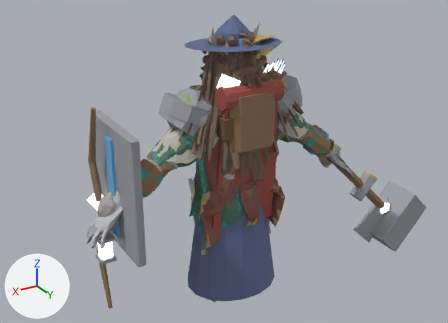
What one commit did to the glTF model art/creator/humanoid_heavy/export/humanoid_heavy_masculine.glb.
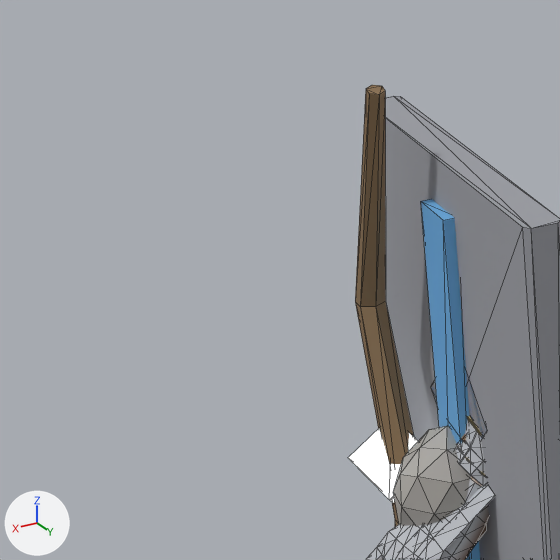
The first picture shows the older version from a 50 mm lens placed at (2.18, 3.53, 2.89), pointed at (-0.06, -0.22, 1.02). The close-ups show the older and then the newer version on the part from 0% to 31% of the width and 27% to 70% of the height of that picture. Only the edits that show in the close-ups are written down. Lighting does not change. The marker at lower left points along +X, +Y and +Z. Both versions are drawn at full value of the shape key 'hair_length+' of 'part.hair.long'; the numbers are the values there. The close-ups show mesh edges as thin lines.

The older version as bpy lines, for what is in view:
```python
me_part_offhand_bow = bpy.data.meshes.new('part.offhand.bow')
me_part_offhand_bow.from_pydata(...)  # 30 vertices, 56 faces; spans x 0.96..1.01, y -0.2..-0.03, z 0.16..1.67
me_part_offhand_bow.materials.append(mat_cloth)
me_part_offhand_orb = bpy.data.meshes.new('part.offhand.orb')
me_part_offhand_orb.from_pydata(...)  # 8 vertices, 12 faces; spans x 0.9..1.063, y -0.186..-0.045, z 0.909..1.083
me_part_offhand_orb.materials.append(mat_emissive)
me_part_offhand_tower_shield = bpy.data.meshes.new('part.offhand.tower_shield')
me_part_offhand_tower_shield.from_pydata(...)  # 24 vertices, 40 faces; spans x 0.839..0.918, y -0.364..0.319, z 0.685..1.545
# faces by material slot: [28, 12]
me_part_offhand_tower_shield.materials.append(mat_metal)
me_part_offhand_tower_shield.materials.append(mat_accent)
ob_part_offhand_bow = bpy.data.objects.new('part.offhand.bow', me_part_offhand_bow)
ob_part_offhand_bow.location = (0.0, 0.0, 0.0)
ob_part_offhand_orb = bpy.data.objects.new('part.offhand.orb', me_part_offhand_orb)
ob_part_offhand_orb.location = (0.0, 0.0, 0.0)
ob_part_offhand_tower_shield = bpy.data.objects.new('part.offhand.tower_shield', me_part_offhand_tower_shield)
ob_part_offhand_tower_shield.location = (0.0, 0.0, 0.0)
# also in view: 'part.arms.gauntlets' at (0.0, 0.0, 0.94); 'part.arms.stone_fists' at (0.0, -0.02, 0.98)
```
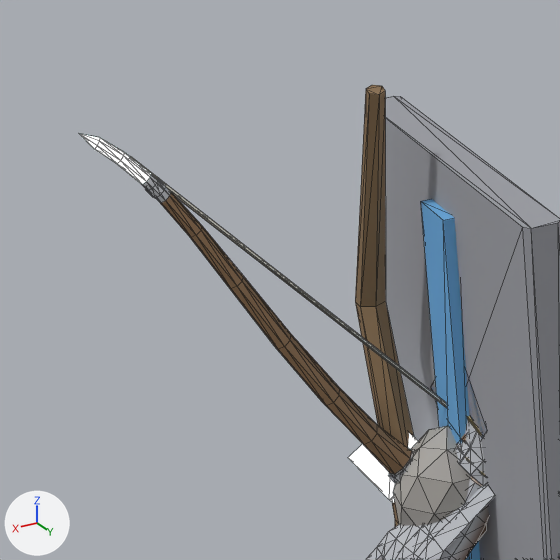
What differs and where, as boxes (x1, y1, x2, y2) in the close-ups (560 x 560 px):
'part.offhand.ranger_bow', added
    after: (80, 134, 447, 483)
    faces in mat_cloth: (130, 156, 447, 474)
    faces in mat_emissive: (80, 134, 151, 184)
    faces in mat_metal: (142, 174, 413, 483)

What changed in the scene script:
```text
Add me_part_offhand_ranger_bow:
    me_part_offhand_ranger_bow.from_pydata(...)  # 275 vertices, 464 faces; spans x 0.316..1.409, y -0.183..0.16, z 0.43..1.636
    # faces by material slot: [252, 128, 84]
    me_part_offhand_ranger_bow.materials.append(mat_cloth)
    me_part_offhand_ranger_bow.materials.append(mat_metal)
    me_part_offhand_ranger_bow.materials.append(mat_emissive)
Add ob_part_offhand_ranger_bow:
    ob_part_offhand_ranger_bow = bpy.data.objects.new('part.offhand.ranger_bow', me_part_offhand_ranger_bow)
    ob_part_offhand_ranger_bow.location = (0.0, 0.0, 0.0)
```
